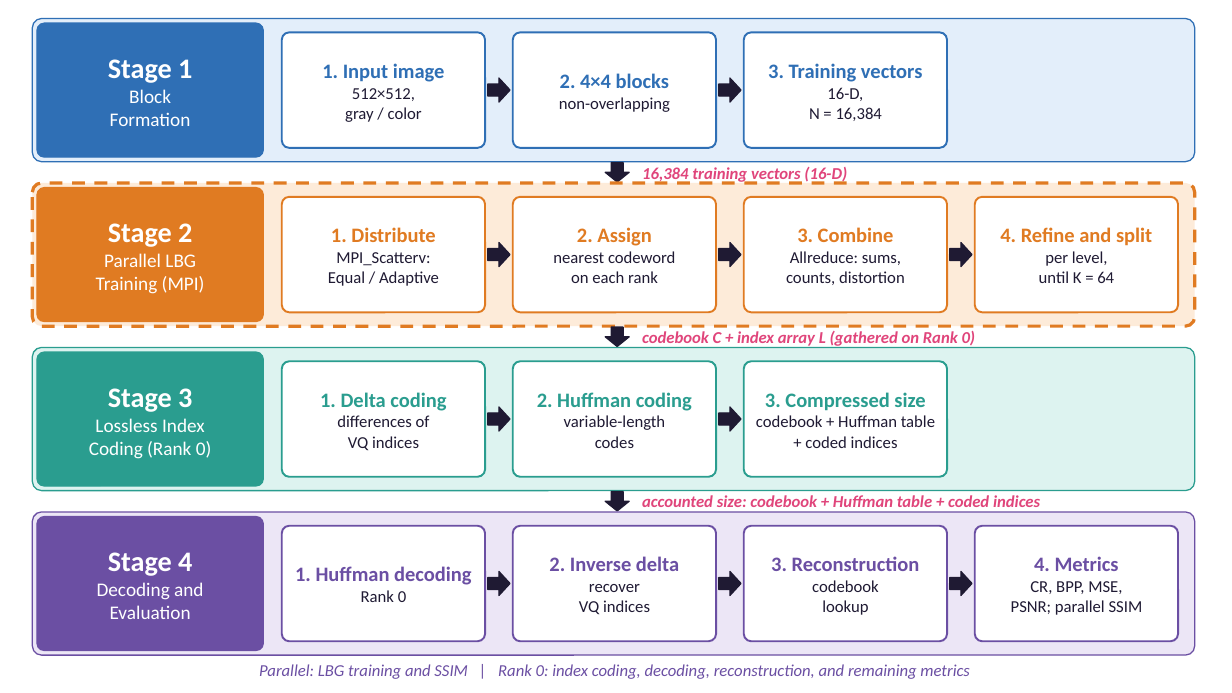
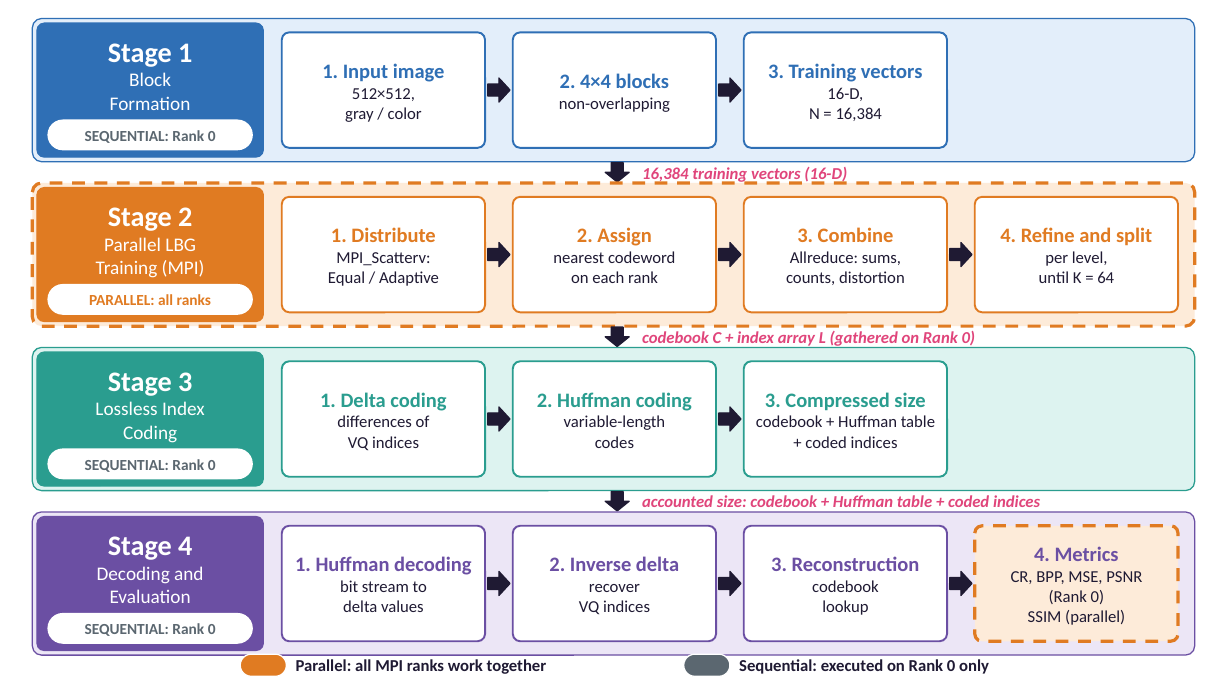
Before and after one commit to ibtihal-cpu/mihk, a slide deck: slide 10 of results/seminar/figs/Seminar_Ibtihal_FINAL.pptx. Drawn at 1232x693 pixels with LibreOffice and Linux fonts; fonts in the diff are those of the drawing. Boxes give left, top, right and bottom in pixels: in the first picture for what was removed or moved away, otherwise in the second. Text is boxed around its words. In the diff, an @@ line names an element or a change of style, - is before the commit and + after.

```diff
--- a/results/seminar/figs/Seminar_Ibtihal_FINAL.pptx
+++ b/results/seminar/figs/Seminar_Ibtihal_FINAL.pptx
@@ text "Stage 1": place and size @@
-text "Stage 1" at [108, 59, 192, 126]
+text "Stage 1" at [108, 43, 192, 110]
@@ rounded rectangle added at [48, 120, 252, 150], fill #FFFFFF, outline #FFFFFF 1 pt @@
@@ text added at [85, 130, 216, 143], 12 pt, text #5B6770, bold @@
+SEQUENTIAL: Rank 0
@@ text "Stage 2": place and size @@
-text "Stage 2" at [96, 223, 205, 294]
+text "Stage 2" at [96, 207, 205, 278]
@@ rounded rectangle added at [48, 285, 252, 314], fill #FFFFFF, outline #FFFFFF 1 pt @@
@@ text added at [89, 294, 211, 305], 12 pt, text #E07B22, bold @@
+PARALLEL: all ranks
@@ rounded rectangle added at [48, 449, 252, 479], fill #FFFFFF, outline #FFFFFF 1 pt @@
@@ text at [123, 425, 177, 443]: text changed @@
-Coding (Rank 0)
+Coding
@@ text added at [85, 459, 216, 472], 12 pt, text #5B6770, bold @@
+SEQUENTIAL: Rank 0
@@ text "Stage 4": place and size @@
-text "Stage 4" at [97, 552, 203, 619]
+text "Stage 4" at [97, 536, 203, 603]
@@ rounded rectangle at [975, 526, 1178, 641]: fill #FFFFFF to #FDEBD9; outline #6B4FA3 1.5 pt to #E07B22 2.5 pt dashed @@
@@ text at [340, 580, 427, 612]: text changed @@
-Rank 0
+bit stream to
+delta values
@@ text at [1011, 571, 1142, 625]: text changed @@
-CR, BPP, MSE,
-PSNR; parallel SSIM
+CR, BPP, MSE, PSNR
+(Rank 0)
+SSIM (parallel)
@@ rounded rectangle added at [48, 614, 252, 643], fill #FFFFFF, outline #FFFFFF 1 pt @@
@@ text added at [85, 623, 216, 636], 12 pt, text #5B6770, bold @@
+SEQUENTIAL: Rank 0
@@ rounded rectangle added at [240, 654, 287, 677], fill #E07B22, outline #FFFFFF 1 pt @@
@@ text added at [296, 659, 547, 674], 13 pt, text #1F1A33, bold @@
+Parallel: all MPI ranks work together
@@ rounded rectangle added at [684, 654, 730, 677], fill #5B6770, outline #FFFFFF 1 pt @@
@@ text added at [739, 659, 989, 674], 13 pt, text #1F1A33, bold @@
+Sequential: executed on Rank 0 only
@@ text removed at [259, 664, 970, 679] @@
-Parallel: LBG training and SSIM | Rank 0: index coding, decoding, reconstruction, and remaining metrics
```
Also in this commit, not shown: 8 other files.
